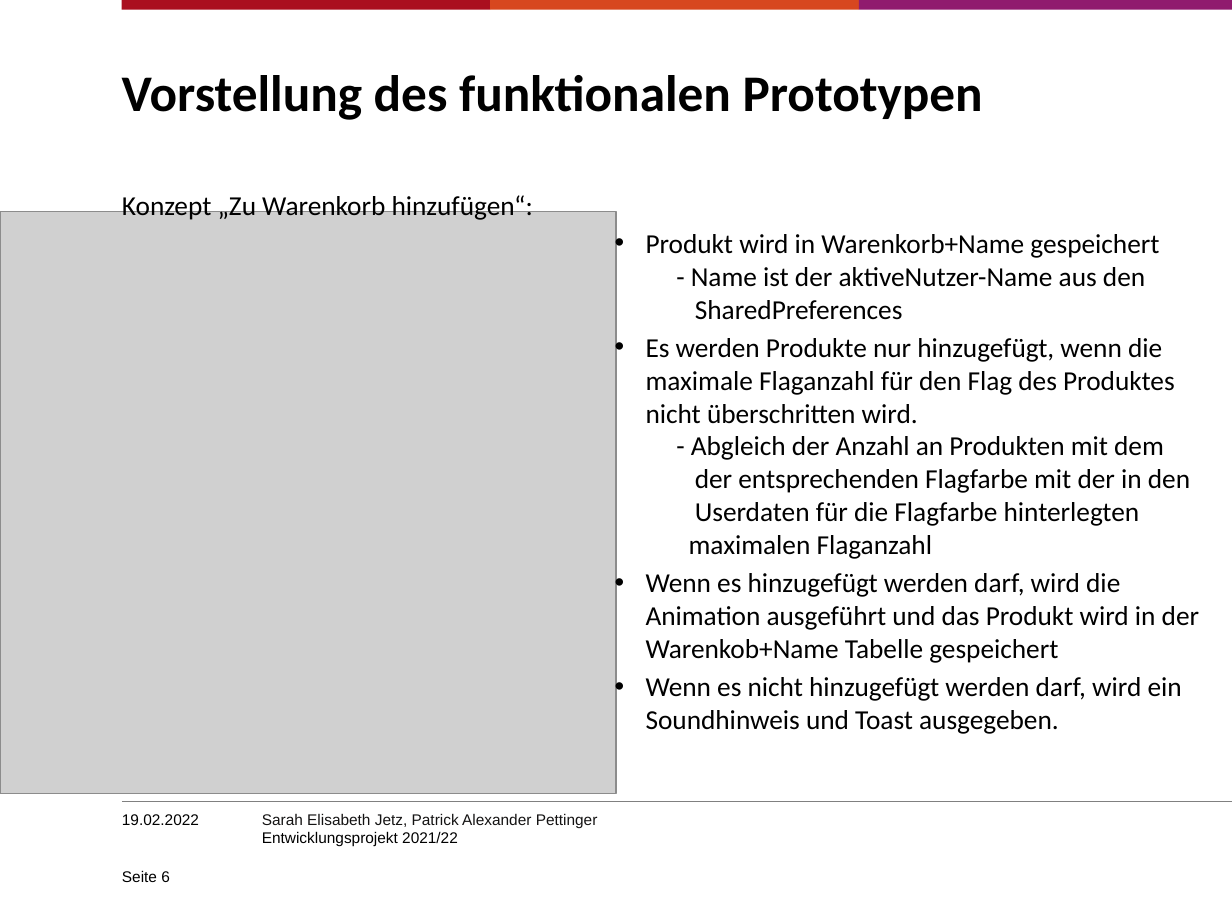
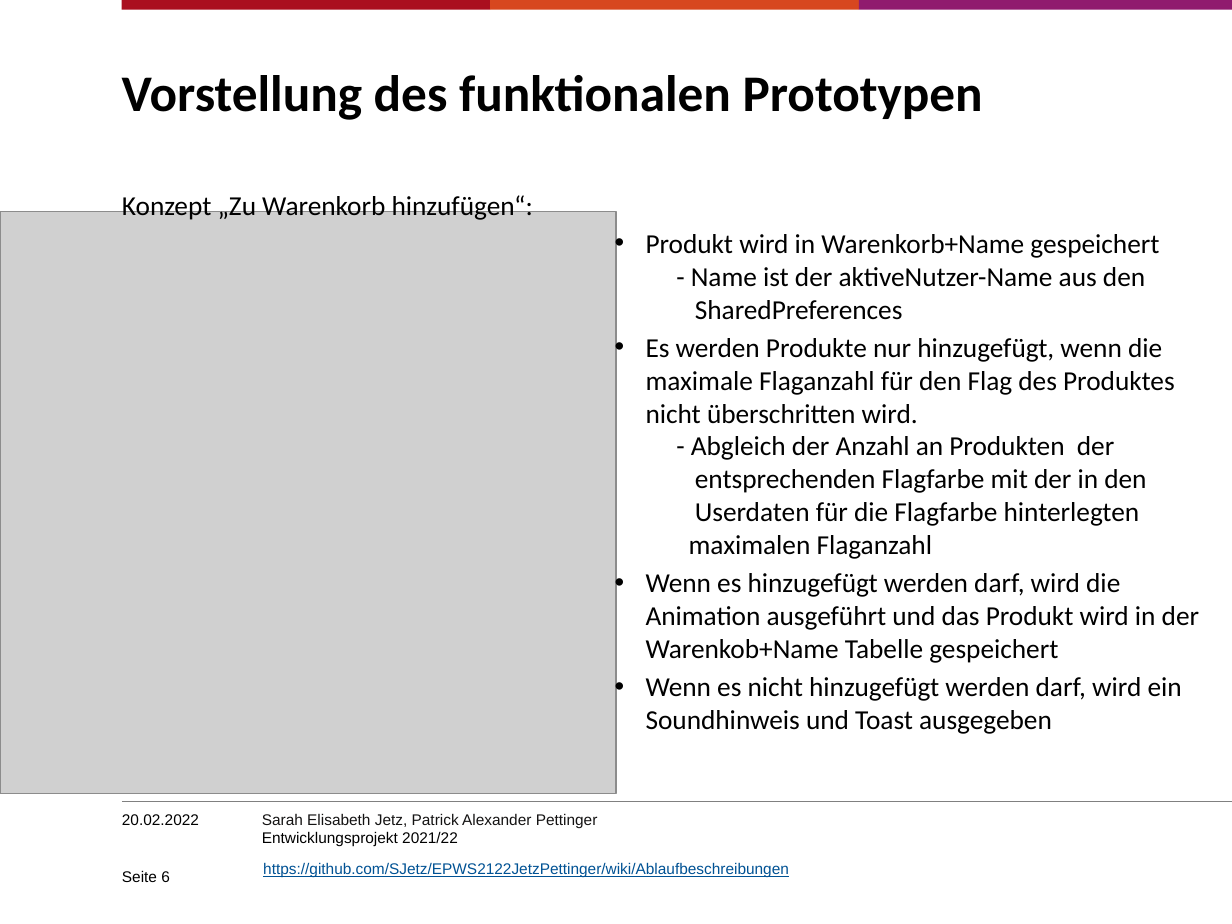
Before and after one commit to SJetz/EPWS2122JetzPettinger, a slide deck: slide 6 of Artefakte/Audit 4/Entwicklungsprojekt202122_PettingerJetz.pptx. Drawn at 1232x924 pixels with LibreOffice and Linux fonts; fonts in the diff are those of the drawing; grey boxes stand for pictures; background and template pictures are left out. Boxes give left, top, right and bottom in pixels: in the first picture for what was removed or moved away, otherwise in the second. Text is boxed around its words. In the diff, an @@ line names an element or a change of style, - is before the commit and + after.

```diff
--- a/Artefakte/Audit 4/Entwicklungsprojekt202122_PettingerJetz.pptx
+++ b/Artefakte/Audit 4/Entwicklungsprojekt202122_PettingerJetz.pptx
@@ text at <box>646,338,1175,559</box>: text changed @@
-                • Es werden Produkte nur hinzugefügt, wenn die maximale Flaganzahl für den Flag des Produktes nicht überschritten wird.
-                  - Abgleich der Anzahl an Produkten mit dem
-                  der entsprechenden Flagfarbe mit der in den
-                  Userdaten für die Flagfarbe hinterlegten
-                  maximalen Flaganzahl
+                • Es werden Produkte nur hinzugefügt, wenn die maximale Flaganzahl für den Flag des Produktes nicht überschritten wird.
+                  - Abgleich der Anzahl an Produkten der
+                  entsprechenden Flagfarbe mit der in den
+                  Userdaten für die Flagfarbe hinterlegten
+                  maximalen Flaganzahl
@@ text at <box>646,677,1182,734</box>: text changed @@
-                • Wenn es nicht hinzugefügt werden darf, wird ein Soundhinweis und Toast ausgegeben.
+                • Wenn es nicht hinzugefügt werden darf, wird ein Soundhinweis und Toast ausgegeben
@@ text at <box>122,814,199,825</box>: text changed @@
-19.02.2022
+20.02.2022
@@ text added at <box>263,862,789,878</box>, 9 pt, text #005294, underline @@
+https://github.com/SJetz/EPWS2122JetzPettinger/wiki/Ablaufbeschreibungen
```
Also in this commit, not shown: 13 other slides changed.
